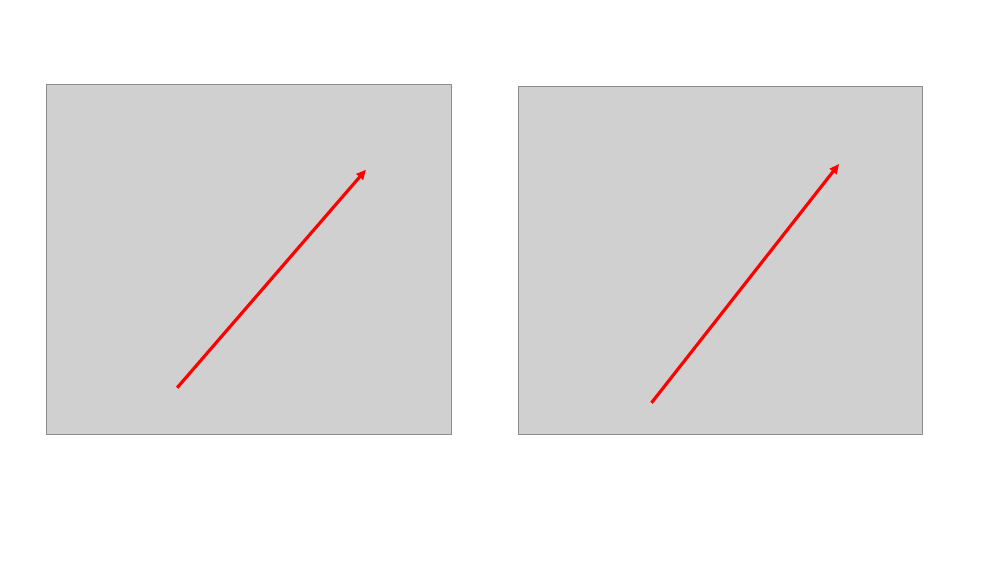
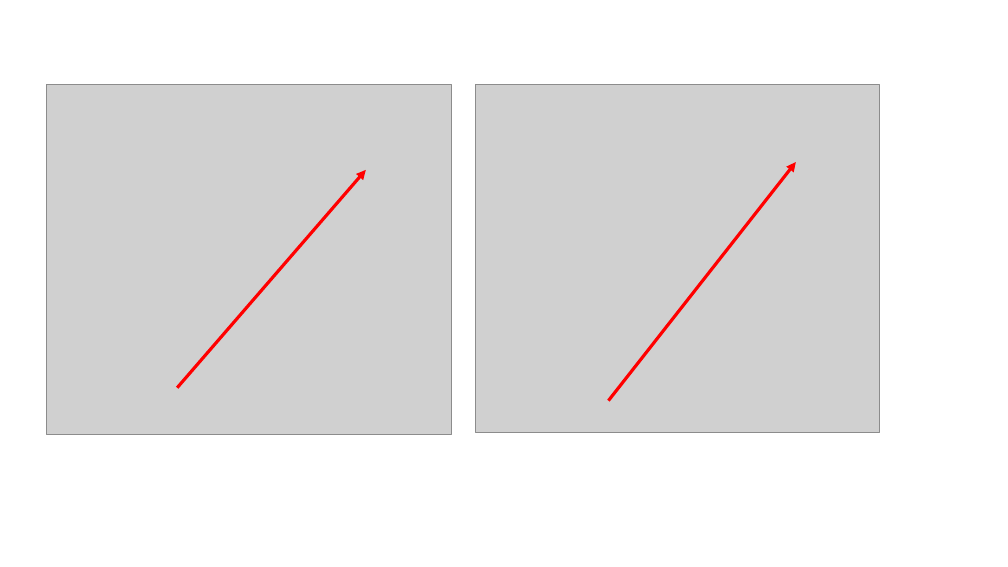
Before and after one commit to JauntyJJS/useR-2024, a slide deck: slide 7 of images/useR2024 slides.pptx. Drawn at 1008x567 pixels with LibreOffice and Linux fonts; fonts in the diff are those of the drawing; grey boxes stand for pictures. Boxes give left, top, right and bottom in pixels: in the first picture for what was removed or moved away, otherwise in the second. Text is boxed around its words. In the diff, an @@ line names an element or a change of style, - is before the commit and + after.

```diff
--- a/images/useR2024 slides.pptx
+++ b/images/useR2024 slides.pptx
@@ picture: place and size @@
-picture at bbox=[519, 86, 923, 434]
+picture at bbox=[476, 84, 879, 432]
@@ arrow moved from (652, 403) - (839, 164) to (609, 401) - (796, 162) @@
```
Also in this commit, not shown: 7 other files.
